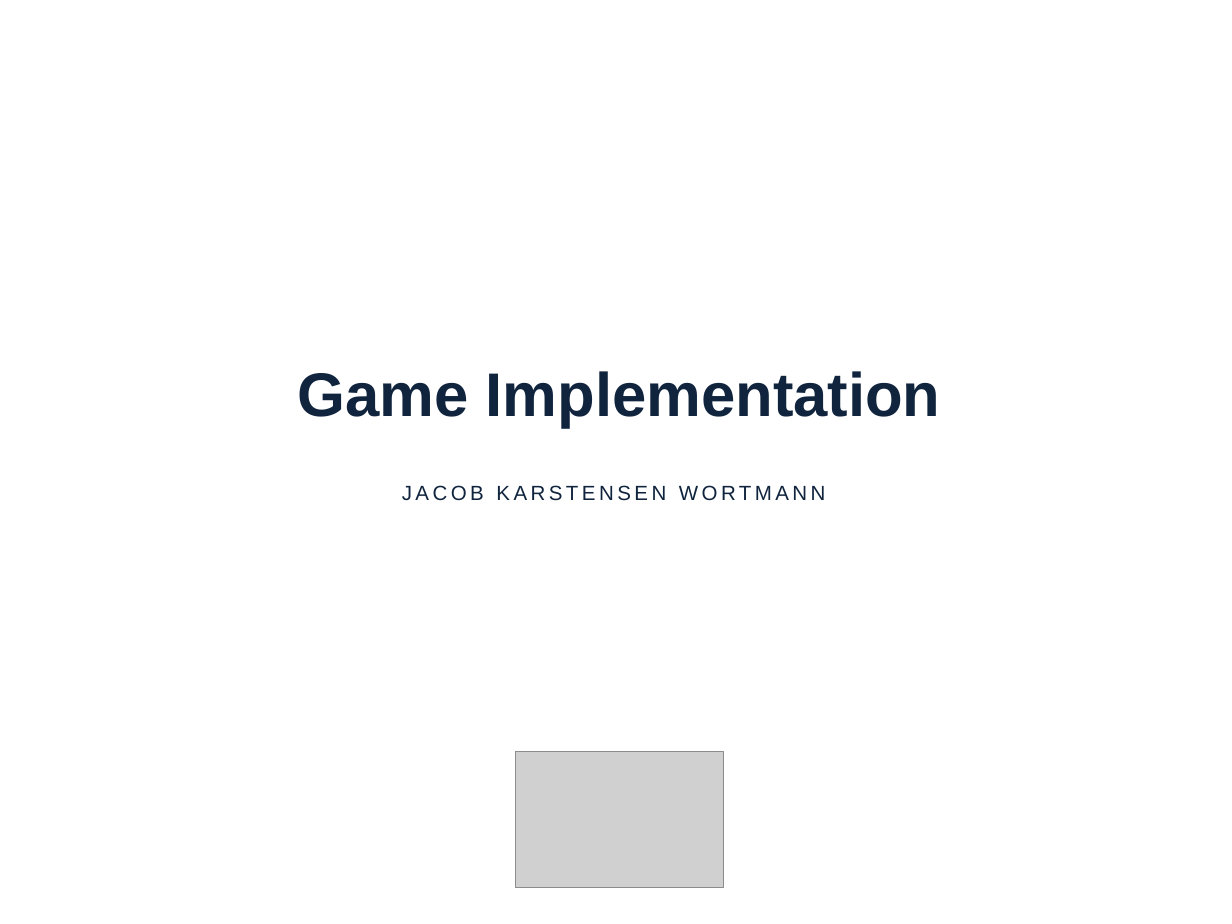
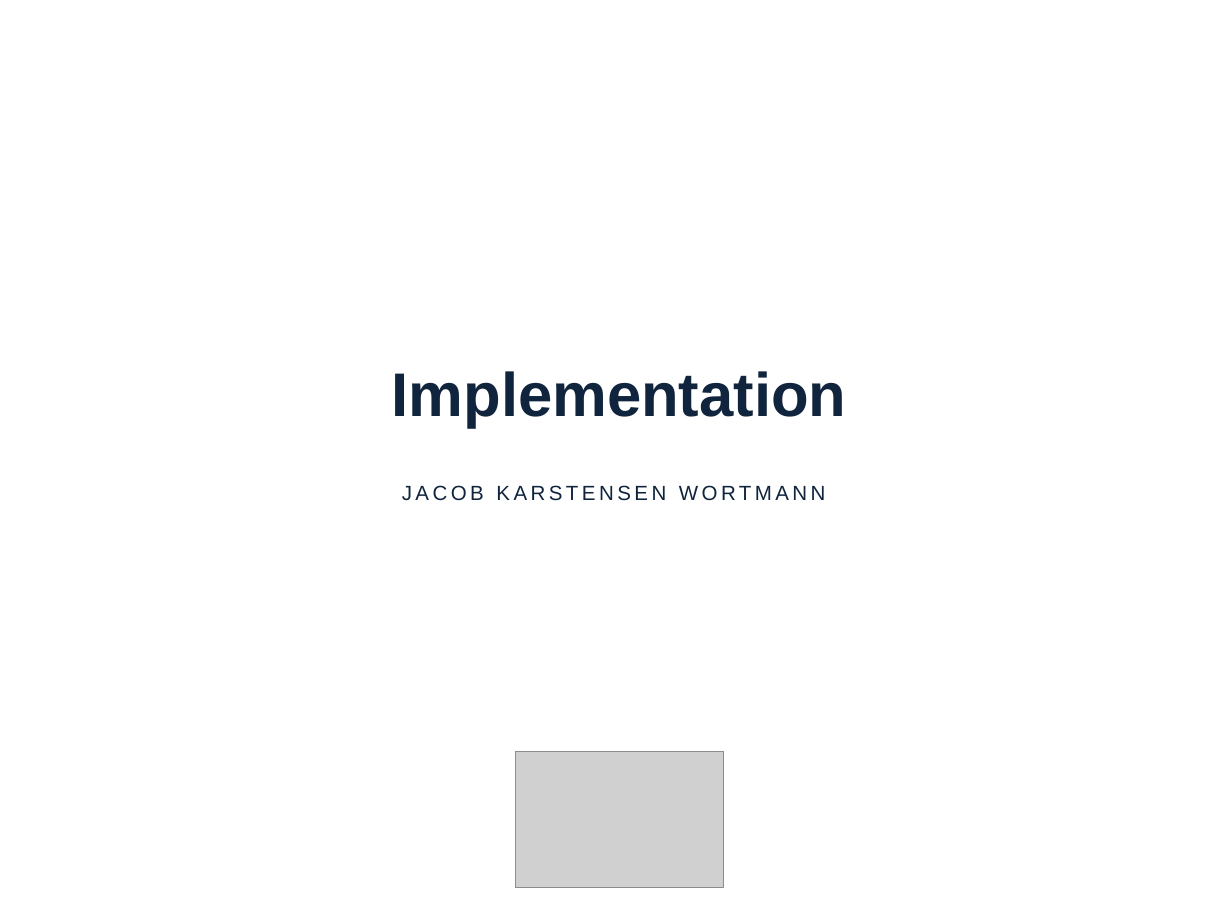
Before and after one commit to figa12/sw606f13, a slide deck: slide 25 of slides/main.pptx. Drawn at 1232x924 pixels with LibreOffice and Linux fonts; fonts in the diff are those of the drawing; grey boxes stand for pictures. Boxes give left, top, right and bottom in pixels: in the first picture for what was removed or moved away, otherwise in the second. Text is boxed around its words. In the diff, an @@ line names an element or a change of style, - is before the commit and + after.

```diff
--- a/slides/main.pptx
+++ b/slides/main.pptx
@@ title at [392,371,847,428]: text changed @@
-Game Implementation
+Implementation
```
Also in this commit, not shown: 24 other slides changed.
